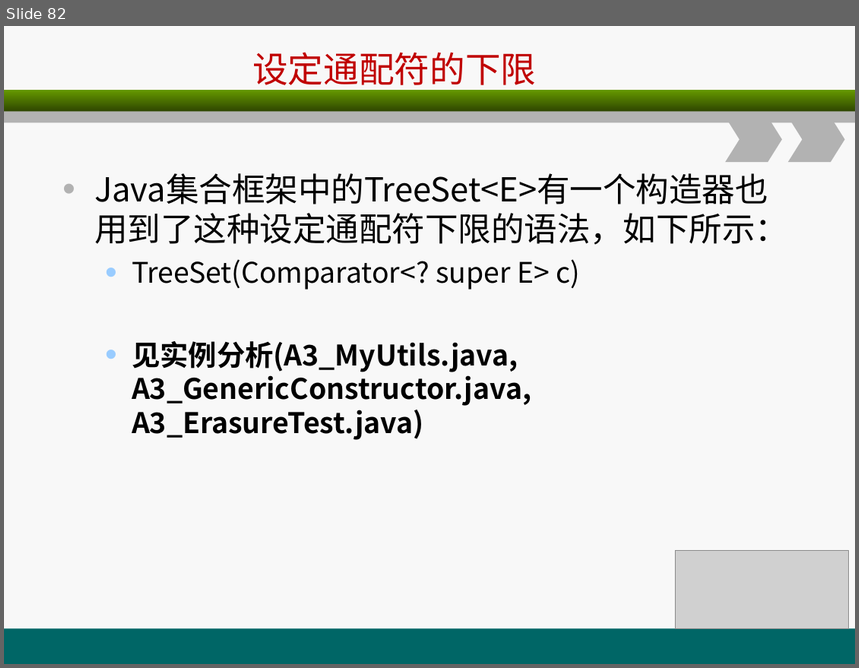
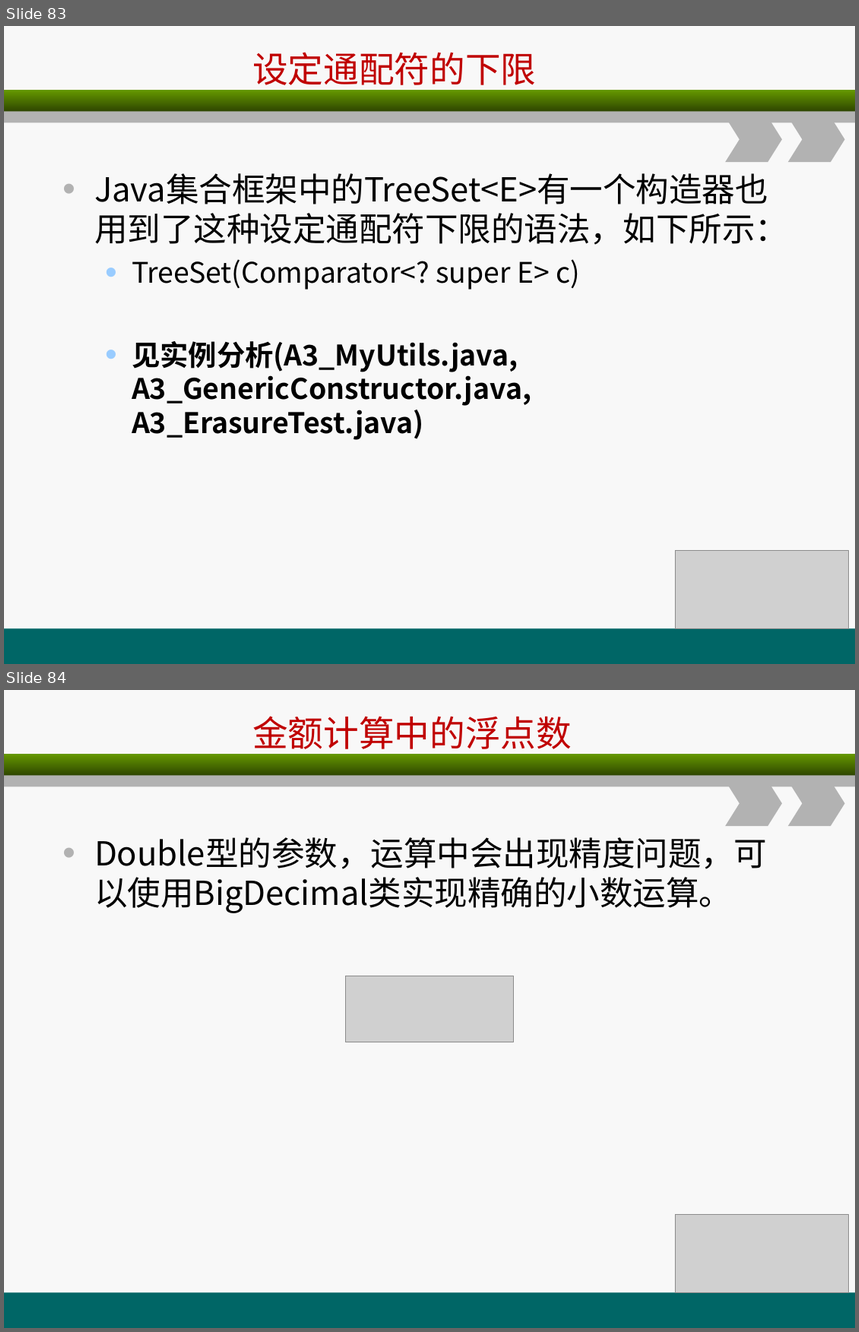
Before and after one commit to christwei/gitDoc, a slide deck: 课件/环宇/java编程基础/A3.ppt. Shown one above the other, each under a label of ours: slide 82 before the commit, slides 83 and 84 after it. The pictures are 859x668 and 859x1332 pixels, drawn with LibreOffice and Linux fonts; fonts in the diff are those of the drawing; grey boxes stand for pictures. Boxes give left, top, right and bottom in pixels: in the first picture for what was removed or moved away, otherwise in the second. Text is boxed around its words. In the diff, an @@ line names an element or a change of style, - is before the commit and + after.

```diff
--- a/课件/环宇/java编程基础/A3.ppt
+++ b/课件/环宇/java编程基础/A3.ppt
@@ slide 84 added at (x1=4, y1=690, x2=855, y2=1328), background #F8F8F8; not listed: 5 template elements that a slide beside it also shows @@
@@ title added at (x1=253, y1=716, x2=572, y2=756), 30 pt, text #C00000 @@
+金额计算中的浮点数
@@ text added at (x1=94, y1=837, x2=767, y2=913), 28 pt, text #000000 @@
+• Double型的参数，运算中会出现精度问题，可以使用BigDecimal类实现精确的小数运算。
@@ picture added at (x1=345, y1=976, x2=513, y2=1043) @@
@@ picture added at (x1=676, y1=1215, x2=849, y2=1293) @@
@@ what was slide 82 is now slide 83 @@
```
Also in this commit, not shown: 1 other slide added, 5 other files.
